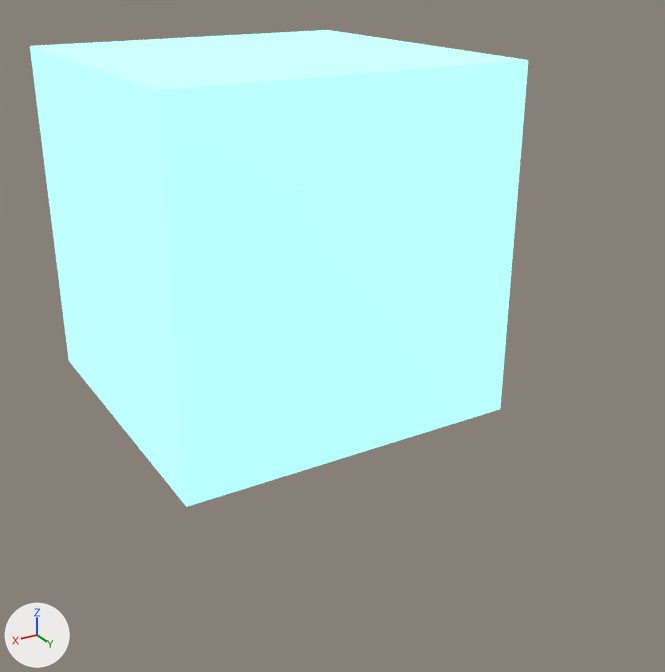
The glTF model models/cubes.gltf: old version first, new version second.
Both versions are drawn from a 50 mm camera at (3.54, 7.0, 2.34) aimed at (-0.18, 0.79, -0.76). Arrows for +X, +Y and +Z are at lower left; the lights stay in place. Both versions are drawn at frame 2 of the action 'box111Action'; the numbers are the values there.
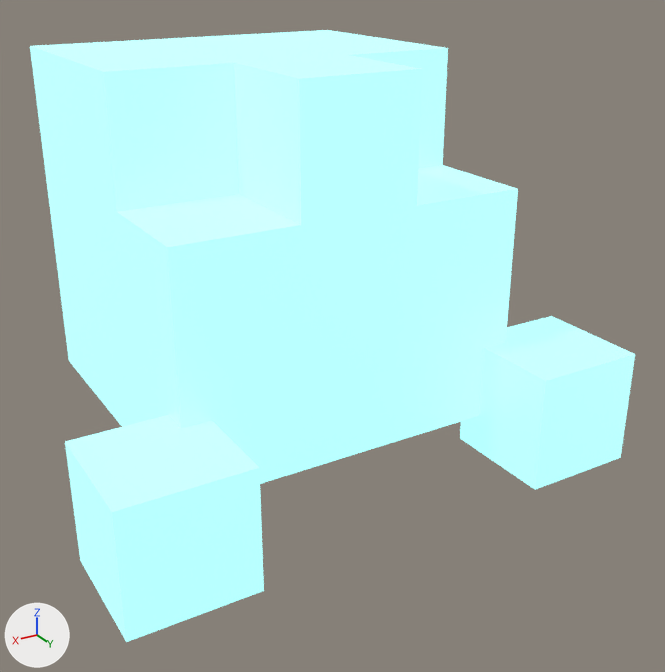
Boxes [x1, y1, x2, y2] around the edits, measured in the pictures (665 x 672 px):
'box111', moved
    before: [104, 63, 301, 247]
    after: [65, 415, 264, 642]
'box211', moved
    before: [351, 48, 528, 206]
    after: [460, 316, 635, 490]
'Box6.024', unchanged, uncovered by the edit
    before: [63, 50, 233, 212]
    after: [63, 50, 239, 212]
'box201', unchanged, uncovered by the edit
    before: [292, 38, 445, 55]
    after: [292, 38, 448, 168]

The change, as a list of edits to the scene's bpy script:
```text
Change ob_box211:
    ob_box211.location: (-1.0, 1.0, 1.0) -> (-1.76, 1.76, -1.34)
Change ob_box111:
    ob_box111.location: (1.0, 1.0, 1.0) -> (1.76, 1.76, -1.34)
```
